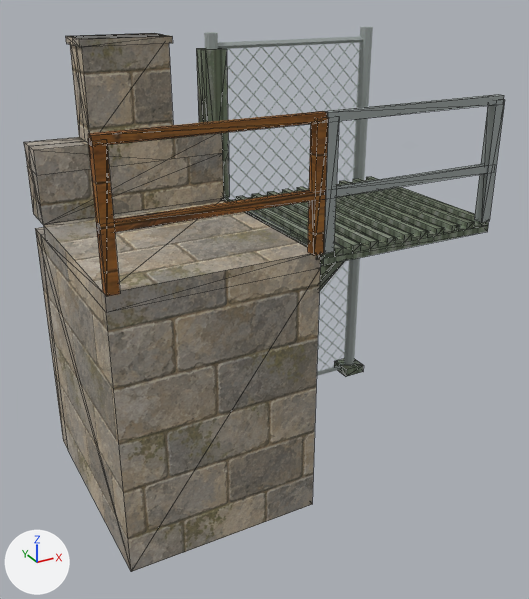
An edit to the glTF model assets/fort-variants/parts/link-castle-to-cyclone.gltf, drawn before and after from the same camera.
Both versions are drawn from a 50 mm lens placed at (-1.08, -5.57, 3.82), pointed at (1.53, -0.82, 1.44). Arrows for +X, +Y and +Z are at lower left; the lights stay in place. The picture after the commit comes second. Mesh edges are drawn as thin lines on the coarser meshes. Where no turn or scale is listed for an object, it has been applied to the vertices. Vertices at exactly the same position are counted once.

In view in the first picture: 'curtain-L0-stone', 'fence-L0-iron', 'fence-L0-wire', 'guards-L1-iron', 'guards-L1-wood', 'junction-L0-metal', 'walkway-L1-metal', 'walkway-L1-stone' and 2 more.
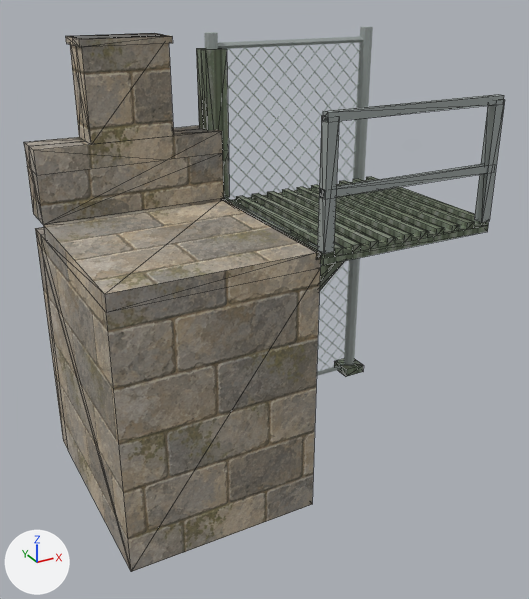
Where the change shows, as pixel boxes [x1, y1, x2, y2] in the pictures (529 x 599 px; the box of a moved part takes in the faces that stretch with it):
'guards-L1-wood', deleted (brown)
    before: [88, 111, 328, 296]
part 1 of me_curtain_l0_stone, moved or reshaped
    both: [35, 227, 131, 571]

The edits, one by one:
me_curtain_l0_stone is used by ob_curtain_l0_stone; location (0.0, 0.0, 0.0).
me_curtain_l0_stone had 80 vertices, 144 faces and spanned x 0.0..1.5, y -1.66..0.3, z 0.0..3.42.
me_curtain_l0_stone now has 88 vertices, 144 faces and spans x 0.0..1.5, y -1.66..0.3, z 0.0..3.42.
Part 1, on me_curtain_l0_stone:
18 faces are deleted.
8 vertices are added at x 0.0..1.5, y 0.0, z 0.0..2.0.
18 new faces join them.
Object 'guards-L1-wood' (ob_guards_l1_wood) is deleted.
